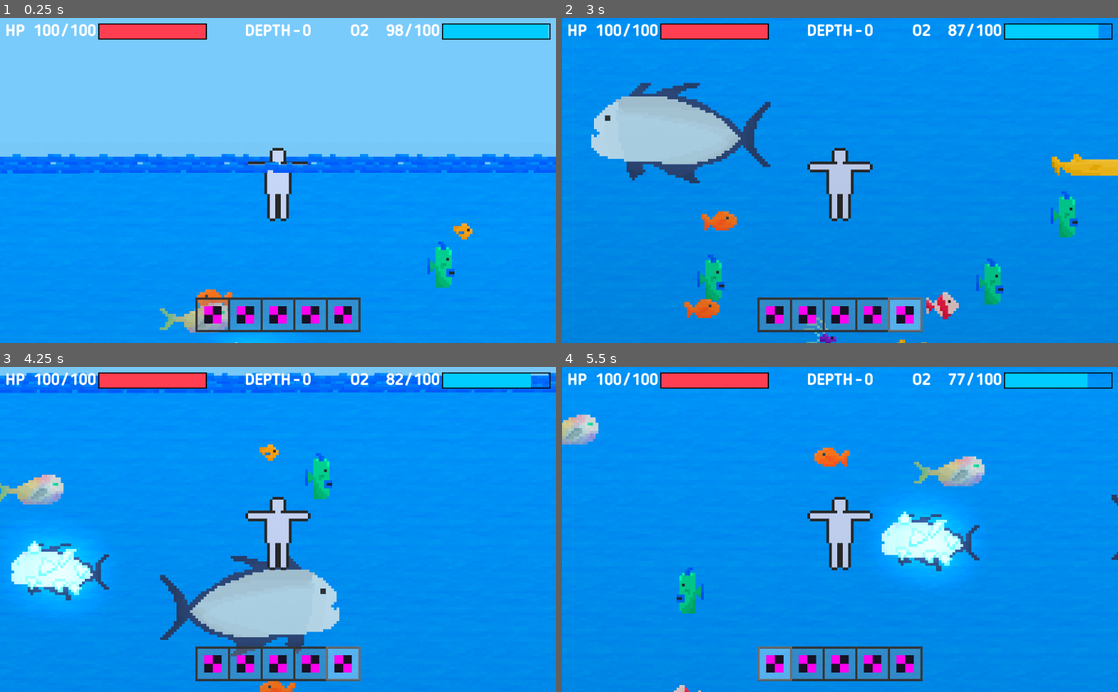
Above: before the commit, frames 1-4 (two rows, left to right).
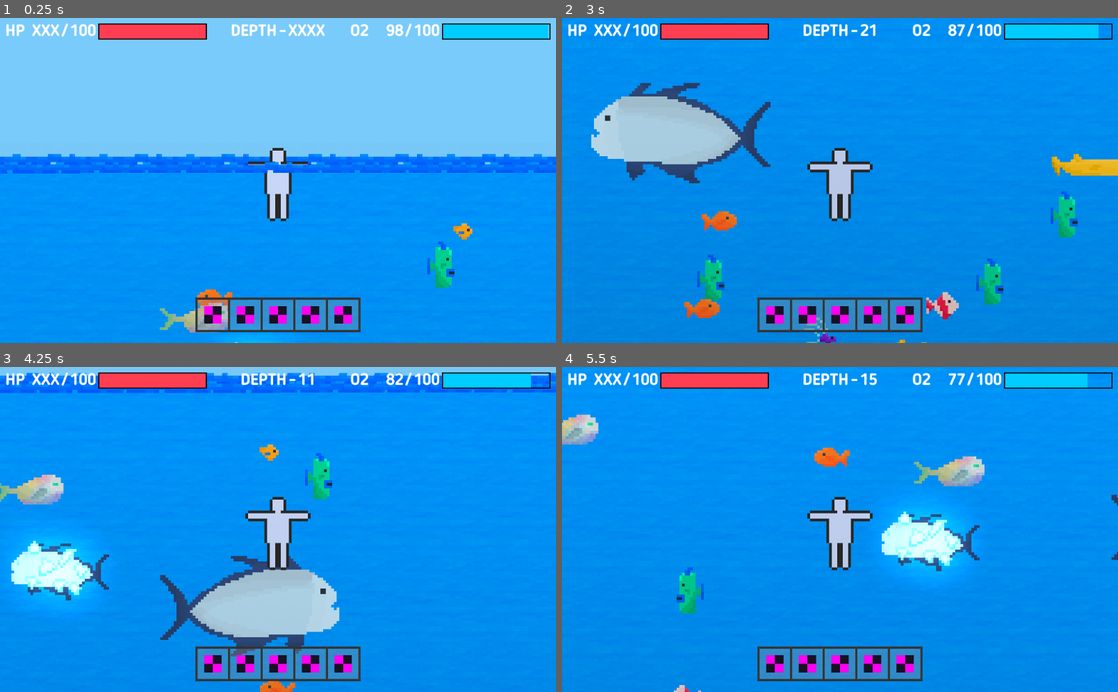
Above: after the commit, the same moments.

Repository: eliaperantoni/fisherman
Game: Godot game, scene res://scenes/main/Main.tscn
The game is run twice, just before and just after one commit, with the same random seed, the same clock (stepped at 60 frames per second) and the same inputs.
Inputs (mouse positions are in pixels of both pictures, inside the frame that each line leads up to):
- Up to frame 1 (0.25 s): no input
- Up to frame 2 (3 s): tap Enter at 0.5 s; move the mouse to (962, 164) at 0.52 s; hold Right (ui_right) 0.53-1.28 s; click (962, 164) at 0.6 s; move the mouse to (728, 196) at 1.27 s; hold Down (ui_down) 1.28-2.03 s; tap Shift at 1.35 s; move the mouse to (895, 109) at 2.02 s; hold Right (ui_right) 2.03-2.78 s; tap 1 at 2.1 s; move the mouse to (812, 245) at 2.77 s; hold Up (ui_up) from 2.78 s (still down); tap 5 at 2.85 s
- Up to frame 3 (4.25 s): move the mouse to (444, 578) at 3.52 s; release Up (ui_up) at 3.53 s; hold Left (ui_left) from 3.53 s (still down); click (444, 578) at 3.6 s
- Up to frame 4 (5.5 s): move the mouse to (673, 480) at 4.27 s; tap Shift at 4.35 s; move the mouse to (867, 529) at 5.02 s; release Left (ui_left) at 5.03 s; hold Down (ui_down) from 5.03 s (still down); tap 1 at 5.1 s

The runs differ from the first frame. In frame 1, 0.5% of the frame differs, in the area x 5-59%, y 1-6%; in frame 2, 1.0%, in the area x 5-65%, y 1-97%; in frame 3, 0.9%; in frame 4, 1.0%.

Commit message:
HUD connection to other scenes refactoring

Diff:
--- a/project.godot
+++ b/project.godot
@@ -9,6 +9,11 @@
 config_version=4
 
 _global_script_classes=[ {
+"base": "HBoxContainer",
+"class": "Bar",
+"language": "GDScript",
+"path": "res://scenes/interface/bar.gd"
+}, {
 "base": "Sprite",
 "class": "HandTool",
 "language": "GDScript",
@@ -30,6 +35,7 @@
 "path": "res://scenes/tools/toolbelt.gd"
 } ]
 _global_script_class_icons={
+"Bar": "",
 "HandTool": "",
 "HandToolCursor": "",
 "PassiveFish": "",
--- a/scenes/interface/Interface.tscn
+++ b/scenes/interface/Interface.tscn
@@ -1,15 +1,13 @@
-[gd_scene load_steps=6 format=2]
+[gd_scene load_steps=5 format=2]
 
 [ext_resource path="res://scenes/interface/LifeBar.tscn" type="PackedScene" id=1]
 [ext_resource path="res://scenes/interface/OxygenBar.tscn" type="PackedScene" id=2]
 [ext_resource path="res://scenes/interface/DeepCounter.tscn" type="PackedScene" id=3]
-[ext_resource path="res://scenes/interface/interface.gd" type="Script" id=5]
 [ext_resource path="res://scenes/interface/ToolbeltDisplay.tscn" type="PackedScene" id=6]
 
 [node name="Interface" type="Control"]
 anchor_right = 1.0
 anchor_bottom = 1.0
-script = ExtResource( 5 )
 __meta__ = {
 "_edit_use_anchors_": false
 }
--- a/scenes/interface/OxygenBar.tscn
+++ b/scenes/interface/OxygenBar.tscn
@@ -1,9 +1,11 @@
-[gd_scene load_steps=2 format=2]
+[gd_scene load_steps=3 format=2]
 
 [ext_resource path="res://scenes/interface/Bar.tscn" type="PackedScene" id=1]
+[ext_resource path="res://scenes/interface/oxygen_bar.gd" type="Script" id=2]
 
 [node name="OxygenBar" instance=ExtResource( 1 )]
 margin_right = 372.0
+script = ExtResource( 2 )
 
 [node name="Name" parent="." index="0"]
 margin_left = 3.0
--- a/scenes/interface/bar.gd
+++ b/scenes/interface/bar.gd
@@ -1,4 +1,6 @@
 extends HBoxContainer
+
+class_name Bar
 
 onready var bar = $Bar
 onready var label = $Value
--- a/scenes/interface/deep_counter.gd
+++ b/scenes/interface/deep_counter.gd
@@ -5,5 +5,10 @@
 var depth = 0 setget set_depth
 
 func set_depth(new_depth):
-	depth = new_depth
-	label.text = str(depth)
+	label.text = str(int(new_depth))
+
+func on_player_moved(position):
+	var depth = position.y/5
+	depth = max(0, depth)
+	depth = int(depth)
+	self.depth = depth
--- a/scenes/interface/interface.gd
+++ /dev/null
@@ -1,25 +0,0 @@
-extends Control
-
-func _ready():
-	set_oxygen(100)
-	set_life(100)
-	set_depth(0)
-
-func set_oxygen(value):
-	$OxygenBar.set_value(value)
-
-func set_life(value):
-	$LifeBar.set_value(value)
-
-func set_depth(value):
-	$DeepCounter.set_depth(value)
-
-func _on_Player_oxygen_modified(value):
-	value = int(value)
-	set_oxygen(value)
-
-func _on_Player_player_moved(position):
-	var value = position.y/5
-	value = min(0, value)
-	value = int(value)
-	set_depth(value)
--- /dev/null
+++ b/scenes/interface/life_bar.gd
@@ -0,0 +1,4 @@
+extends Bar
+
+func on_life_changed(old_life, new_life):
+	self.value = int(new_life)
--- /dev/null
+++ b/scenes/interface/oxygen_bar.gd
@@ -0,0 +1,4 @@
+extends Bar
+
+func on_oxygen_changed(oxygen_level):
+	self.value = int(oxygen_level)
--- a/scenes/interface/toolbelt_display.gd
+++ b/scenes/interface/toolbelt_display.gd
@@ -11,3 +11,6 @@
 		get_child(i).show_behind_parent = true
 
 	get_child(new_tool_i).show_behind_parent = false
+
+func on_toolset_changed(toolset):
+	print(toolset)
--- a/scenes/main/Main.tscn
+++ b/scenes/main/Main.tscn
@@ -10,8 +10,7 @@
 [ext_resource path="res://scenes/main/spawner.gd" type="Script" id=8]
 [ext_resource path="res://scenes/interface/Interface.tscn" type="PackedScene" id=9]
 [ext_resource path="res://scenes/main/assets/surface.material" type="Material" id=10]
-[ext_resource path="res://scenes/tools/Toolbelt.tscn" type="PackedScene" id=11]
-[ext_resource path="res://scenes/main/main_settings.gd" type="Script" id=12]
+[ext_resource path="res://scenes/main/main.gd" type="Script" id=12]
 [ext_resource path="res://scenes/mobs/Fish1.tscn" type="PackedScene" id=13]
 [ext_resource path="res://scenes/mobs/FishMusicalis.tscn" type="PackedScene" id=14]
 [ext_resource path="res://scenes/mobs/Fish4.tscn" type="PackedScene" id=15]
@@ -103,10 +102,6 @@
 "_editor_description_": ""
 }
 
-[node name="Toolbelt" parent="." instance=ExtResource( 11 )]
-position = Vector2( 0, 6 )
-player_path = NodePath("../Player")
-
 [node name="SurfaceBack" type="Sprite" parent="."]
 material = ExtResource( 10 )
 texture = ExtResource( 4 )
@@ -139,5 +134,3 @@
 [node name="Interface" parent="CanvasLayer" instance=ExtResource( 9 )]
 [connection signal="body_entered" from="Water/Area" to="Player" method="_on_water_entered"]
 [connection signal="body_exited" from="Water/Area" to="Player" method="_on_water_exited"]
-[connection signal="oxygen_modified" from="Player" to="CanvasLayer/Interface" method="_on_Player_oxygen_modified"]
-[connection signal="player_moved" from="Player" to="CanvasLayer/Interface" method="_on_Player_player_moved"]
--- /dev/null
+++ b/scenes/main/main.gd
@@ -0,0 +1,6 @@
+extends Node2D
+
+func _ready():
+	Input.set_mouse_mode(Input.MOUSE_MODE_HIDDEN)
+	$Player.connect("player_moved", $CanvasLayer/Interface/DeepCounter, "on_player_moved")
+	$Player.connect("oxygen_modified", $CanvasLayer/Interface/OxygenBar, "on_oxygen_changed")
--- a/scenes/main/main_settings.gd
+++ /dev/null
@@ -1,5 +0,0 @@
-extends Node2D
-
-func _ready():
-	Input.set_mouse_mode(Input.MOUSE_MODE_HIDDEN)
-	$Toolbelt.connect("tool_changed", $CanvasLayer/Interface/Toolbelt, "on_tool_changed")
--- a/scenes/player/Player.tscn
+++ b/scenes/player/Player.tscn
@@ -1,7 +1,8 @@
-[gd_scene load_steps=4 format=2]
+[gd_scene load_steps=5 format=2]
 
 [ext_resource path="res://scenes/player/player.png" type="Texture" id=1]
 [ext_resource path="res://scenes/player/player_controller.gd" type="Script" id=2]
+[ext_resource path="res://scenes/tools/Toolbelt.tscn" type="PackedScene" id=3]
 
 [sub_resource type="CapsuleShape2D" id=1]
 radius = 11.297
@@ -22,3 +23,5 @@
 
 [node name="Hand" type="Node2D" parent="."]
 position = Vector2( 9.89602, -4.97201 )
+
+[node name="Toolbelt" parent="." instance=ExtResource( 3 )]
--- a/scenes/player/player_controller.gd
+++ b/scenes/player/player_controller.gd
@@ -12,7 +12,7 @@
 var can_swim = true
 
 signal player_moved(position)
-signal oxygen_modified(value)
+signal oxygen_modified(oxyen_level)
 
 func _physics_process(delta):
 	self.linear_velocity *= (1 - drag_coefficient)
--- a/scenes/tools/toolbelt.gd
+++ b/scenes/tools/toolbelt.gd
@@ -2,9 +2,9 @@
 
 class_name ToolBelt
 
-export (NodePath) var player_path
-onready var player = get_node(player_path)
+onready var player = get_parent()
 
+signal toolset_changed(new_toolset)
 signal tool_changed(old_tool_i, new_tool_i)
 
 var current_tool_i setget set_current_tool_i
@@ -17,6 +17,8 @@
 		tools[key].player = player
 
 	self.current_tool_i = 0
+
+	emit_signal("toolset_changed", tools)
 
 func set_current_tool_i(new_tool_i):
 	print("[TOOLBELT] Switching tool to %d" % new_tool_i)
Not shown: 1 places in scenes/main/Main.tscn that only renumber resources
